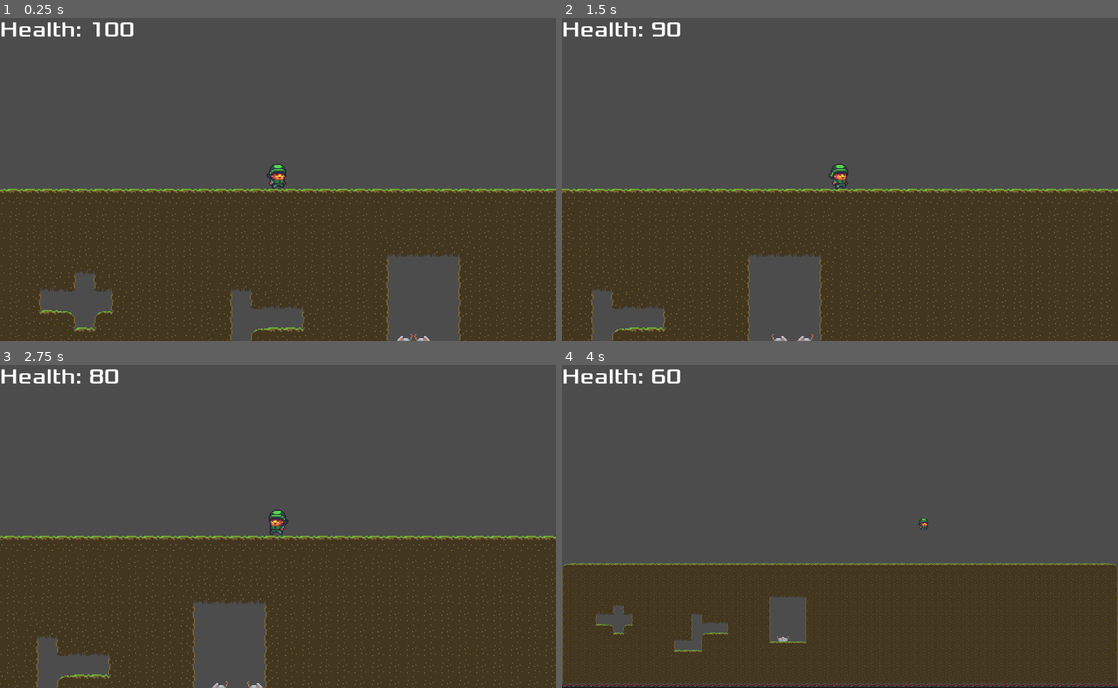
Above: before the commit, frames 1-4 (two rows, left to right).
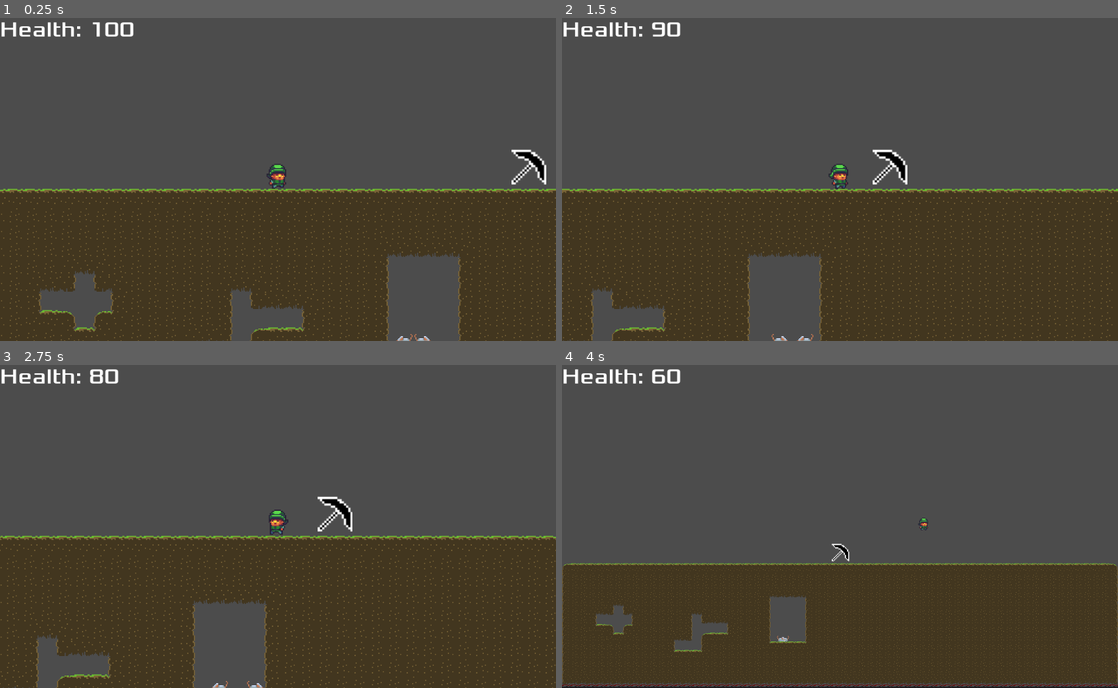
Above: after the commit, the same moments.

Repository: glass-brick/kerene
Game: Godot game, scene res://Scenes/Level/Level.tscn
Two runs of this game, one before a commit and one after it. Both use one fixed random seed, a clock stepped at 60 frames per second and the inputs below.
Inputs (mouse positions are in pixels of both pictures, inside the frame that each line leads up to):
- Up to frame 1 (0.25 s): no input
- Up to frame 2 (1.5 s): tap Enter at 0.5 s; move the mouse to (962, 163) at 0.52 s; hold D (ui_right) from 0.53 s (still down); tap Q (Change_item, bound only after the commit) at 0.6 s; tap Space (ui_select) at 0.77 s; tap E (Use_item, bound only after the commit) at 0.8, 1.35 s; move the mouse to (728, 195) at 1.27 s
- Up to frame 3 (2.75 s): tap Space (ui_select) at 1.52 s; tap Q (Change_item, bound only after the commit) at 1.55 s; move the mouse to (333, 455) at 2.02 s; release D (ui_right) at 2.03 s; hold A (ui_left) from 2.03 s (still down); click (333, 455) at 2.1 s; tap E (Use_item, bound only after the commit) at 2.3 s
- Up to frame 4 (4 s): move the mouse to (812, 591) at 2.77 s; release A (ui_left) at 2.78 s; hold D (ui_right) from 2.78 s (still down); tap Z (zoom) at 2.85 s; tap Space (ui_select) at 3.02, 3.77 s; tap Q (Change_item, bound only after the commit) at 3.05, 3.6 s; move the mouse to (1006, 574) at 3.52 s; tap E (Use_item, bound only after the commit) at 3.8 s

The runs differ from the first frame. In frame 1, 0.3% of the frame differs, in the area x 92-99%, y 40-52%; in frame 2, 0.3%; in frame 3, 0.3%; in frame 4, less than 0.1%.
Error after the commit: Parse Error: The export hint isn't a resource type. (res://Scenes/Items/GenericItem.gd:4)

Commit message:
WIP items

Diff:
--- /dev/null
+++ b/Scenes/Items/BasicAttack.gd
@@ -0,0 +1,8 @@
+extends "res://Scenes/Items/GenericItem.gd"
+
+
+func _ready():
+	pass # Replace with function body.
+
+func use():
+	print("uso y todo bien")
--- /dev/null
+++ b/Scenes/Items/BasicAttack.tscn
@@ -0,0 +1,8 @@
+[gd_scene load_steps=3 format=2]
+
+[ext_resource path="res://Scenes/Items/GenericItem.tscn" type="PackedScene" id=1]
+[ext_resource path="res://Scenes/Items/BasicAttack.gd" type="Script" id=2]
+
+[node name="GenericItem" instance=ExtResource( 1 )]
+visible = false
+script = ExtResource( 2 )
--- /dev/null
+++ b/Scenes/Items/GenericItem.gd
@@ -0,0 +1,12 @@
+extends Area2D
+
+
+export (Node) var weapon_script
+
+func pick_up_item():
+	self.queue_free()
+
+func _on_Area2D_body_entered(body):
+	if body.has_method("pickup_item"):
+		body.pickup_item(weapon_script)
+	print("item is being pass oon")
--- /dev/null
+++ b/Scenes/Items/GenericItem.tscn
@@ -0,0 +1,19 @@
+[gd_scene load_steps=5 format=2]
+
+[ext_resource path="res://Sprites/pick.png" type="Texture" id=1]
+[ext_resource path="res://Scenes/Items/GenericItem.gd" type="Script" id=2]
+[ext_resource path="res://Scenes/Items/GenericItemScript.gd" type="Script" id=3]
+
+[sub_resource type="RectangleShape2D" id=1]
+extents = Vector2( 16.1335, 15.6369 )
+
+[node name="GenericItem" type="Area2D"]
+script = ExtResource( 2 )
+weapon_script = ExtResource( 3 )
+
+[node name="CollisionShape2D" type="CollisionShape2D" parent="."]
+shape = SubResource( 1 )
+
+[node name="Sprite" type="Sprite" parent="."]
+texture = ExtResource( 1 )
+[connection signal="body_entered" from="." to="." method="_on_Area2D_body_entered"]
--- /dev/null
+++ b/Scenes/Items/GenericItemScript.gd
@@ -0,0 +1,9 @@
+extends Script
+
+var item_name = "generic_item"
+
+var item_owner = false
+
+func use():
+	print("hola pibe")
+	item_owner.spend_active_item()
--- a/Scenes/Level/Level.tscn
+++ b/Scenes/Level/Level.tscn
@@ -7,6 +7,8 @@
 [ext_resource path="res://Scenes/UI/HUD.tscn" type="PackedScene" id=5]
 [ext_resource path="res://Scenes/Level/TileMap.gd" type="Script" id=6]
 [ext_resource path="res://Scenes/Monsters/Rat.tscn" type="PackedScene" id=7]
+[ext_resource path="res://Scenes/Items/GenericItem.tscn" type="PackedScene" id=8]
+[ext_resource path="res://Scenes/Items/BasicAttack.gd" type="Script" id=9]
 
 [node name="Node2D" type="Node2D"]
 
@@ -22,6 +24,7 @@
 
 [node name="Player" parent="." instance=ExtResource( 2 )]
 position = Vector2( 281.283, 95.5913 )
+basic_item = ExtResource( 9 )
 hud_path = NodePath("../HUD")
 
 [node name="Camera2D" type="Camera2D" parent="Player"]
@@ -44,4 +47,7 @@
 
 [node name="Rat" parent="." instance=ExtResource( 7 )]
 position = Vector2( 392, 240 )
+
+[node name="Area2D" parent="." instance=ExtResource( 8 )]
+position = Vector2( 513, 92 )
 [connection signal="timeout" from="Player/RestartAfterDeath" to="Player" method="_on_RestartAfterDeath_timeout"]
--- a/Scenes/Player/Player.gd
+++ b/Scenes/Player/Player.gd
@@ -9,23 +9,37 @@
 export (int) var gravity = 1200
 export (int) var health = 100
 
+export (Script) var basic_item
+
 export (NodePath) var hud_path
+var active_item
 
 var velocity = Vector2()
 var jumping = false
 var hud_path_node
 var is_dead = false
+var items = {
+	"basic_attack":{
+		"object": basic_item,
+		"amount": 1
+	}
+}
+
 
 
 func _ready():
 	self.hud_path_node = get_node(hud_path)
 	self.hud_path_node.update_health(self.health)
+	active_item = self.items["basic_attack"]["object"]
+
 
 
 func get_input():
 	var right = Input.is_action_pressed('ui_right')
 	var left = Input.is_action_pressed('ui_left')
 	var jump = Input.is_action_just_pressed('ui_select')
+	var use = Input.is_action_just_pressed("Use_item")
+	var change_item = Input.is_action_just_pressed("Change_item")
 
 	if (left or right) and not (left and right):
 		$AnimatedSprite.flip_h = left
@@ -44,6 +58,11 @@
 		jumping = true
 		velocity.y = jump_speed
 		_on_hit(self.jump_damage)
+
+	if change_item:
+		self.active_item = self.items[self.items.keys()[-1]]["object"];
+	if use:
+		self.use_item()
 
 
 func get_animation():
@@ -87,3 +106,22 @@
 
 func _on_RestartAfterDeath_timeout():
 	get_tree().reload_current_scene()
+
+func pickup_item(item):
+	print(item)
+
+	if item.item_name in self.items:
+		self.items[item.item_name]["amount"] += 1
+	else:
+		self.items[item.item_name] = {"amount": 1, "object": item}
+	item.pick_up_item()
+
+func use_item():
+	if self.active_item:
+		self.active_item.use()
+
+func spend_active_item():
+	if self.items[self.active_item.item_name] in self.items:
+		self.items[self.active_item.item_name]["amount"] -= 1
+		if self.items[self.active_item.item_name]["amount"] < 1:
+			active_item = self.items["basic_attack"]["object"]
--- a/Scenes/Player/Player.tscn
+++ b/Scenes/Player/Player.tscn
@@ -9,23 +9,23 @@
 
 [sub_resource type="AtlasTexture" id=2]
 atlas = ExtResource( 1 )
-region = Rect2( 160, 64, 32, 32 )
+region = Rect2( 0, 64, 32, 32 )
 
 [sub_resource type="AtlasTexture" id=3]
 atlas = ExtResource( 1 )
-region = Rect2( 0, 64, 32, 32 )
+region = Rect2( 32, 64, 32, 32 )
 
 [sub_resource type="AtlasTexture" id=4]
 atlas = ExtResource( 1 )
-region = Rect2( 32, 64, 32, 32 )
+region = Rect2( 64, 64, 32, 32 )
 
 [sub_resource type="AtlasTexture" id=5]
 atlas = ExtResource( 1 )
-region = Rect2( 64, 64, 32, 32 )
+region = Rect2( 96, 64, 32, 32 )
 
 [sub_resource type="AtlasTexture" id=6]
 atlas = ExtResource( 1 )
-region = Rect2( 96, 64, 32, 32 )
+region = Rect2( 160, 64, 32, 32 )
 
 [sub_resource type="AtlasTexture" id=7]
 atlas = ExtResource( 1 )
@@ -50,14 +50,14 @@
 "name": "idle",
 "speed": 10.0
 }, {
-"frames": [ SubResource( 2 ) ],
+"frames": [ SubResource( 2 ), SubResource( 3 ), SubResource( 4 ), SubResource( 5 ) ],
+"loop": true,
+"name": "walk",
+"speed": 10.0
+}, {
+"frames": [ SubResource( 6 ) ],
 "loop": false,
 "name": "jump",
-"speed": 10.0
-}, {
-"frames": [ SubResource( 3 ), SubResource( 4 ), SubResource( 5 ), SubResource( 6 ) ],
-"loop": true,
-"name": "walk",
 "speed": 10.0
 }, {
 "frames": [ SubResource( 7 ), SubResource( 8 ), SubResource( 9 ) ],
--- a/project.godot
+++ b/project.godot
@@ -65,6 +65,16 @@
 "events": [ Object(InputEventMouseButton,"resource_local_to_scene":false,"resource_name":"","device":0,"alt":false,"shi …(212 unchanged characters)…
  ]
 }
+Use_item={
+"deadzone": 0.5,
+"events": [ Object(InputEventKey,"resource_local_to_scene":false,"resource_name":"","device":0,"alt":false,"shift":false,"control":false,"meta":false,"command":false,"pressed":false,"scancode":69,"unicode":0,"echo":false,"script":null)
+ ]
+}
+Change_item={
+"deadzone": 0.5,
+"events": [ Object(InputEventKey,"resource_local_to_scene":false,"resource_name":"","device":0,"alt":false,"shift":false,"control":false,"meta":false,"command":false,"pressed":false,"scancode":81,"unicode":0,"echo":false,"script":null)
+ ]
+}
 
 [layer_names]
 
Not shown: 1 places in Scenes/Level/Level.tscn that only renumber resources
